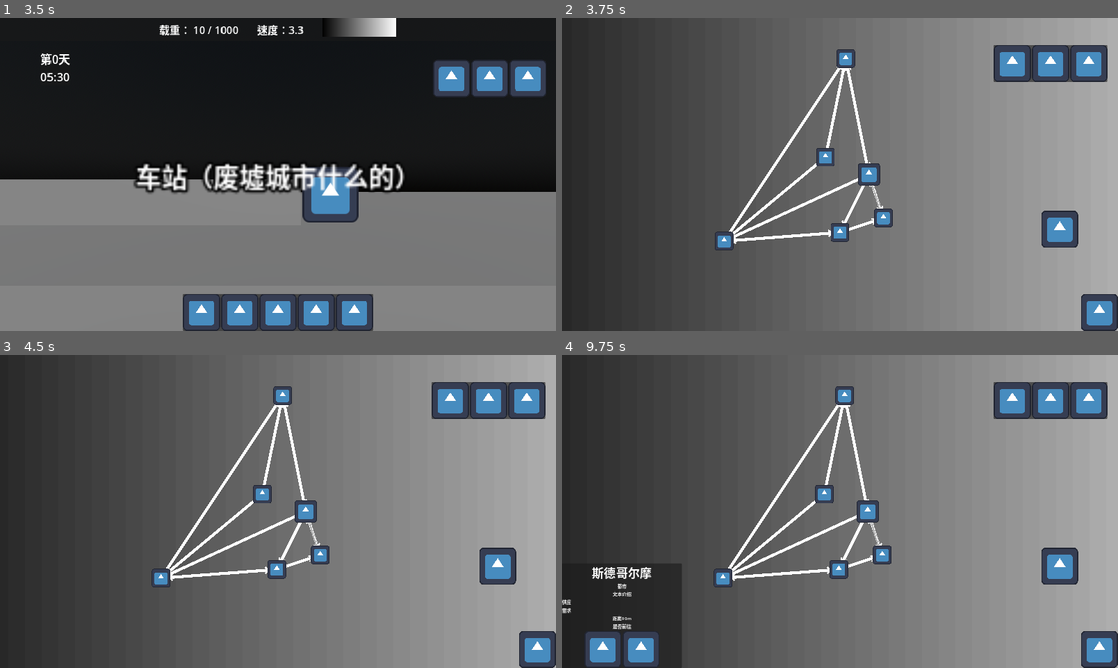
Above: before the commit, frames 1-4 (two rows, left to right).
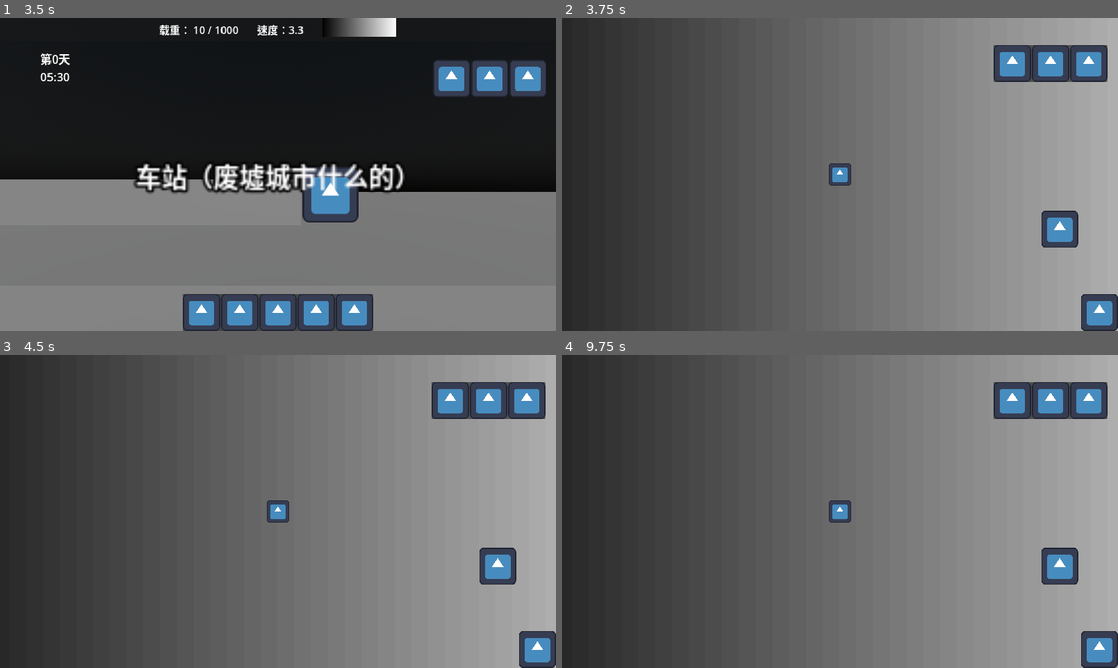
Above: after the commit, the same moments.

Repository: lxdua/EndingLine
Game: Godot game, scene res://Scene/BaseScene/base_scene.tscn
The game is run twice, just before and just after one commit, with the same random seed, the same clock (stepped at 60 frames per second) and the same inputs. This scene is started directly instead of the project's main scene. The engine's default icon, where the game draws it, is replaced by a stand-in: a white triangle on a blue panel in a dark square.
Inputs (mouse positions are in pixels of both pictures, inside the frame that each line leads up to):
- Up to frame 1 (3.5 s): click (489, 77) at 0.5 s; click (489, 77) at 1.25 s; click (200, 312) at 2 s; click (239, 312) at 2.75 s
- Up to frame 2 (3.75 s): click (840, 312) at 3.5 s
- Up to frame 3 (4.5 s): click (500, 567) at 4.25 s
- Up to frame 4 (9.75 s): click (1090, 401) at 5.02 s; click (878, 649) at 5.75 s; click (917, 649) at 6.5 s; click (1012, 401) at 7.27 s; tap Enter at 8, 9.5 s; move the mouse to (962, 495) at 8.02 s; press the mouse at (962, 495) at 8.03 s; hold Right (ui_right) 8.03-8.78 s; tap Space at 8.75 s; move the mouse to (728, 527) at 8.77 s; release the mouse at (728, 527) at 8.78 s; hold Down (ui_down) 8.78-9.53 s; tap C (interact) at 8.85 s; click (728, 527) at 9.05 s; move the mouse to (856, 536) at 9.52 s; press the mouse at (856, 536) at 9.53 s; hold Right (ui_right) from 9.53 s (still down)

Frame 1 is identical in both runs. In frame 2, 2.8% of the frame differs, in the area x 27-60%, y 10-75%; in frame 3, 2.9%; in frame 4, 5.1%, in the area x 0-60%, y 10-100%.
Error after the commit: Parse Error: Could not find type "StationRes" in the current scope. (res://Scene/RouteSelectionScene/Station/station.gd:8)

Commit message:
改写

Diff:
--- a/endinglinetry/Class/ItemRes/item_res.gd
+++ b/endinglinetry/Class/ItemRes/item_res.gd
@@ -4,4 +4,5 @@
 @export var item_name: String
 @export var item_price: int
 @export var item_weight: int
-@export_multiline var item_description: String
+@export var item_texture: Texture
+@export_multiline var item_description: String = "暂无描述"
--- a/endinglinetry/Class/StationRes/station_res.gd
+++ /dev/null
@@ -1,10 +0,0 @@
-extends Resource
-class_name StationRes
-
-enum StationType { RUINS, CITY, VILLAGE, GATHER_POINT, BEACON, CAVE }
-
-@export var station_name: String
-@export var station_type: StationType
-@export var station_tax_rate: float
-@export var station_supply_and_demand: Array[SupplyAndDemandRes]
-@export_multiline var station_description: String
--- /dev/null
+++ b/endinglinetry/Resource/ItemRes/双氧化氢.tres
@@ -0,0 +1,10 @@
+[gd_resource type="Resource" script_class="ItemRes" load_steps=2 format=3 uid="uid://vgd448ew8ns6"]
+
+[ext_resource type="Script" path="res://Class/ItemRes/item_res.gd" id="1_0u3h1"]
+
+[resource]
+script = ExtResource("1_0u3h1")
+item_name = "双氧化氢"
+item_price = 500
+item_weight = 20
+item_description = "暂无描述"
--- /dev/null
+++ b/endinglinetry/Resource/ItemRes/无线电通讯器.tres
@@ -0,0 +1,10 @@
+[gd_resource type="Resource" script_class="ItemRes" load_steps=2 format=3 uid="uid://dou4w4k1abiwj"]
+
+[ext_resource type="Script" path="res://Class/ItemRes/item_res.gd" id="1_hmir3"]
+
+[resource]
+script = ExtResource("1_hmir3")
+item_name = "无线电通讯器"
+item_price = 2500
+item_weight = 30
+item_description = "暂无描述"
--- /dev/null
+++ b/endinglinetry/Resource/ItemRes/生水.tres
@@ -0,0 +1,10 @@
+[gd_resource type="Resource" script_class="ItemRes" load_steps=2 format=3 uid="uid://dl84xem3ux0ok"]
+
+[ext_resource type="Script" path="res://Class/ItemRes/item_res.gd" id="1_niefa"]
+
+[resource]
+script = ExtResource("1_niefa")
+item_name = "生水"
+item_price = 20
+item_weight = 5
+item_description = "暂无描述"
--- /dev/null
+++ b/endinglinetry/Resource/ItemRes/盐.tres
@@ -0,0 +1,10 @@
+[gd_resource type="Resource" script_class="ItemRes" load_steps=2 format=3 uid="uid://dpnr7t3koe0u8"]
+
+[ext_resource type="Script" path="res://Class/ItemRes/item_res.gd" id="1_iyuld"]
+
+[resource]
+script = ExtResource("1_iyuld")
+item_name = "盐"
+item_price = 80
+item_weight = 5
+item_description = "暂无描述"
--- /dev/null
+++ b/endinglinetry/Resource/ItemRes/营养液.tres
@@ -0,0 +1,10 @@
+[gd_resource type="Resource" script_class="ItemRes" load_steps=2 format=3 uid="uid://j5ml23hc2520"]
+
+[ext_resource type="Script" path="res://Class/ItemRes/item_res.gd" id="1_ohbj5"]
+
+[resource]
+script = ExtResource("1_ohbj5")
+item_name = "营养液"
+item_price = 600
+item_weight = 25
+item_description = "大家都好像只吃这个了，其他的食物都已不见踪迹"
--- /dev/null
+++ b/endinglinetry/Resource/ItemRes/饮用酒.tres
@@ -0,0 +1,10 @@
+[gd_resource type="Resource" script_class="ItemRes" load_steps=2 format=3 uid="uid://bei6fqc25ikem"]
+
+[ext_resource type="Script" path="res://Class/ItemRes/item_res.gd" id="1_gv2y1"]
+
+[resource]
+script = ExtResource("1_gv2y1")
+item_name = "饮用酒"
+item_price = 640
+item_weight = 40
+item_description = "暂无描述"
--- a/endinglinetry/Resource/StationRes/Beacon/维京人.tres
+++ /dev/null
@@ -1,12 +0,0 @@
-[gd_resource type="Resource" script_class="StationRes" load_steps=3 format=3 uid="uid://8yqhyh325j6g"]
-
-[ext_resource type="Script" path="res://Class/StationRes/station_res.gd" id="1_vmg4a"]
-[ext_resource type="Script" path="res://Class/SupplyAndDemandRes/supply_and_demand_res.gd" id="2_4trc5"]
-
-[resource]
-script = ExtResource("1_vmg4a")
-station_name = "维京人"
-station_type = 4
-station_tax_rate = 0.0
-station_supply_and_demand = Array[ExtResource("2_4trc5")]([])
-station_description = ""
--- a/endinglinetry/Resource/StationRes/Cave/哀嚎洞窟.tres
+++ /dev/null
@@ -1,12 +0,0 @@
-[gd_resource type="Resource" script_class="StationRes" load_steps=3 format=3 uid="uid://fmvlwc13i0bn"]
-
-[ext_resource type="Script" path="res://Class/StationRes/station_res.gd" id="1_tw0b0"]
-[ext_resource type="Script" path="res://Class/SupplyAndDemandRes/supply_and_demand_res.gd" id="2_ila3g"]
-
-[resource]
-script = ExtResource("1_tw0b0")
-station_name = "哀嚎洞窟"
-station_type = 5
-station_tax_rate = 0.0
-station_supply_and_demand = Array[ExtResource("2_ila3g")]([])
-station_description = ""
--- a/endinglinetry/Resource/StationRes/City/挪威格伦.tres
+++ /dev/null
@@ -1,12 +0,0 @@
-[gd_resource type="Resource" script_class="StationRes" load_steps=3 format=3 uid="uid://d4j2f6a0v68ik"]
-
-[ext_resource type="Script" path="res://Class/StationRes/station_res.gd" id="1_3tpx7"]
-[ext_resource type="Script" path="res://Class/SupplyAndDemandRes/supply_and_demand_res.gd" id="2_cu383"]
-
-[resource]
-script = ExtResource("1_3tpx7")
-station_name = "挪威格伦"
-station_type = 1
-station_tax_rate = 0.13
-station_supply_and_demand = Array[ExtResource("2_cu383")]([])
-station_description = ""
--- a/endinglinetry/Resource/StationRes/City/斯德哥尔摩.tres
+++ /dev/null
@@ -1,12 +0,0 @@
-[gd_resource type="Resource" script_class="StationRes" load_steps=3 format=3 uid="uid://b0mn7di36vnqd"]
-
-[ext_resource type="Script" path="res://Class/StationRes/station_res.gd" id="1_hqof3"]
-[ext_resource type="Script" path="res://Class/SupplyAndDemandRes/supply_and_demand_res.gd" id="2_lnjpy"]
-
-[resource]
-script = ExtResource("1_hqof3")
-station_name = "斯德哥尔摩"
-station_type = 1
-station_tax_rate = 0.1
-station_supply_and_demand = Array[ExtResource("2_lnjpy")]([])
-station_description = ""
--- a/endinglinetry/Resource/StationRes/GatherPoint/雨崩.tres
+++ /dev/null
@@ -1,12 +0,0 @@
-[gd_resource type="Resource" script_class="StationRes" load_steps=3 format=3 uid="uid://d060epcx1tsoj"]
-
-[ext_resource type="Script" path="res://Class/StationRes/station_res.gd" id="1_g1mgb"]
-[ext_resource type="Script" path="res://Class/SupplyAndDemandRes/supply_and_demand_res.gd" id="2_6ns5b"]
-
-[resource]
-script = ExtResource("1_g1mgb")
-station_name = "雨崩"
-station_type = 3
-station_tax_rate = 0.0
-station_supply_and_demand = Array[ExtResource("2_6ns5b")]([])
-station_description = ""
--- a/endinglinetry/Resource/StationRes/Ruins/原爆点.tres
+++ /dev/null
@@ -1,12 +0,0 @@
-[gd_resource type="Resource" script_class="StationRes" load_steps=3 format=3 uid="uid://b03m7pviyre57"]
-
-[ext_resource type="Script" path="res://Class/StationRes/station_res.gd" id="1_8o2c4"]
-[ext_resource type="Script" path="res://Class/SupplyAndDemandRes/supply_and_demand_res.gd" id="2_w1ji8"]
-
-[resource]
-script = ExtResource("1_8o2c4")
-station_name = "原爆点"
-station_type = 0
-station_tax_rate = 0.0
-station_supply_and_demand = Array[ExtResource("2_w1ji8")]([])
-station_description = ""
--- a/endinglinetry/Resource/StationRes/Ruins/多米诺废墟.tres
+++ /dev/null
@@ -1,12 +0,0 @@
-[gd_resource type="Resource" script_class="StationRes" load_steps=3 format=3 uid="uid://utq5vsjne7fj"]
-
-[ext_resource type="Script" path="res://Class/StationRes/station_res.gd" id="1_jhbrl"]
-[ext_resource type="Script" path="res://Class/SupplyAndDemandRes/supply_and_demand_res.gd" id="2_nf5nb"]
-
-[resource]
-script = ExtResource("1_jhbrl")
-station_name = "多米诺废墟"
-station_type = 0
-station_tax_rate = 0.0
-station_supply_and_demand = Array[ExtResource("2_nf5nb")]([])
-station_description = "顾名思义，废墟的形成就像他的名字一样，是接连着荒废的"
--- a/endinglinetry/Resource/StationRes/Ruins/奥斯维辛.tres
+++ /dev/null
@@ -1,12 +0,0 @@
-[gd_resource type="Resource" script_class="StationRes" load_steps=3 format=3 uid="uid://d3cujirwwwola"]
-
-[ext_resource type="Script" path="res://Class/StationRes/station_res.gd" id="1_glb0k"]
-[ext_resource type="Script" path="res://Class/SupplyAndDemandRes/supply_and_demand_res.gd" id="2_mdk73"]
-
-[resource]
-script = ExtResource("1_glb0k")
-station_name = "奥斯维辛"
-station_type = 0
-station_tax_rate = 0.0
-station_supply_and_demand = Array[ExtResource("2_mdk73")]([])
-station_description = "他原本就是废墟，现在是废墟中的废墟"
--- a/endinglinetry/Resource/StationRes/Village/埃利迪.tres
+++ /dev/null
@@ -1,12 +0,0 @@
-[gd_resource type="Resource" script_class="StationRes" load_steps=3 format=3 uid="uid://dgcs8lc54l7ft"]
-
-[ext_resource type="Script" path="res://Class/StationRes/station_res.gd" id="1_6rsjh"]
-[ext_resource type="Script" path="res://Class/SupplyAndDemandRes/supply_and_demand_res.gd" id="2_rx7g7"]
-
-[resource]
-script = ExtResource("1_6rsjh")
-station_name = "埃利迪"
-station_type = 2
-station_tax_rate = 0.05
-station_supply_and_demand = Array[ExtResource("2_rx7g7")]([])
-station_description = ""
--- a/endinglinetry/Scene/RouteSelectionScene/route_selection_scene.gd
+++ b/endinglinetry/Scene/RouteSelectionScene/route_selection_scene.gd
@@ -318,5 +318,4 @@
 				return
 			camera.zoom /= 1.1
 
-
-#endregion
+#endregion
--- a/endinglinetry/Scene/StationScene/Building/Beacon/beacon.gd
+++ b/endinglinetry/Scene/StationScene/Building/Beacon/beacon.gd
@@ -3,3 +3,6 @@
 
 func press_building():
 	print("Beacon!")
+
+## 灯塔灯光半径
+@export var beacon_light_radius: float
--- a/endinglinetry/Scene/StationScene/Building/Beacon/beacon.tscn
+++ b/endinglinetry/Scene/StationScene/Building/Beacon/beacon.tscn
@@ -5,3 +5,4 @@
 
 [node name="Beacon" instance=ExtResource("1_yxcb4")]
 script = ExtResource("2_7dsw4")
+beacon_light_radius = 0.0
--- a/endinglinetry/Scene/StationScene/Building/Cave/cave.gd
+++ b/endinglinetry/Scene/StationScene/Building/Cave/cave.gd
@@ -3,3 +3,6 @@
 
 func press_building():
 	print("Cave!")
+
+## 洞穴随机奖励池
+# TODO 获得奖励具体的信息
--- a/endinglinetry/Scene/StationScene/Building/GatherPoint/gather_point.gd
+++ b/endinglinetry/Scene/StationScene/Building/GatherPoint/gather_point.gd
@@ -3,3 +3,6 @@
 
 func press_building():
 	print("GatherPoint!")
+
+## 采集点奖励
+# TODO 获得奖励具体的信息
--- /dev/null
+++ b/endinglinetry/Scene/StationScene/Building/Maintenance/maintenance.gd
@@ -0,0 +1,2 @@
+extends Building
+class_name Maintenance
--- /dev/null
+++ b/endinglinetry/Scene/StationScene/Building/Maintenance/maintenance.tscn
@@ -0,0 +1,7 @@
+[gd_scene load_steps=3 format=3 uid="uid://0stapmh20nfc"]
+
+[ext_resource type="PackedScene" uid="uid://djel7qenwu8st" path="res://Scene/StationScene/Building/building.tscn" id="1_0tt6g"]
+[ext_resource type="Script" path="res://Scene/StationScene/Building/Maintenance/maintenance.gd" id="2_0kmyx"]
+
+[node name="Maintenance" instance=ExtResource("1_0tt6g")]
+script = ExtResource("2_0kmyx")
--- a/endinglinetry/Scene/StationScene/Building/Shop/shop.gd
+++ b/endinglinetry/Scene/StationScene/Building/Shop/shop.gd
@@ -6,3 +6,9 @@
 
 func press_building():
 	trade_manage.open_trade_ui(trade_goods)
+
+## 税率
+@export var station_tax_rate: float
+
+## 供需表
+@export var station_supply_and_demand: Array[SupplyAndDemandRes]
--- a/endinglinetry/Scene/StationScene/Building/Village/village.gd
+++ /dev/null
@@ -1,5 +0,0 @@
-extends Building
-class_name Village
-
-func press_building():
-	print("Village!")
--- a/endinglinetry/Scene/StationScene/Building/Village/village.tscn
+++ /dev/null
@@ -1,7 +0,0 @@
-[gd_scene load_steps=3 format=3 uid="uid://bplqlj0mxyw70"]
-
-[ext_resource type="PackedScene" uid="uid://djel7qenwu8st" path="res://Scene/StationScene/Building/building.tscn" id="1_cnjvv"]
-[ext_resource type="Script" path="res://Scene/StationScene/Building/Village/village.gd" id="2_u6rqi"]
-
-[node name="Village" instance=ExtResource("1_cnjvv")]
-script = ExtResource("2_u6rqi")
